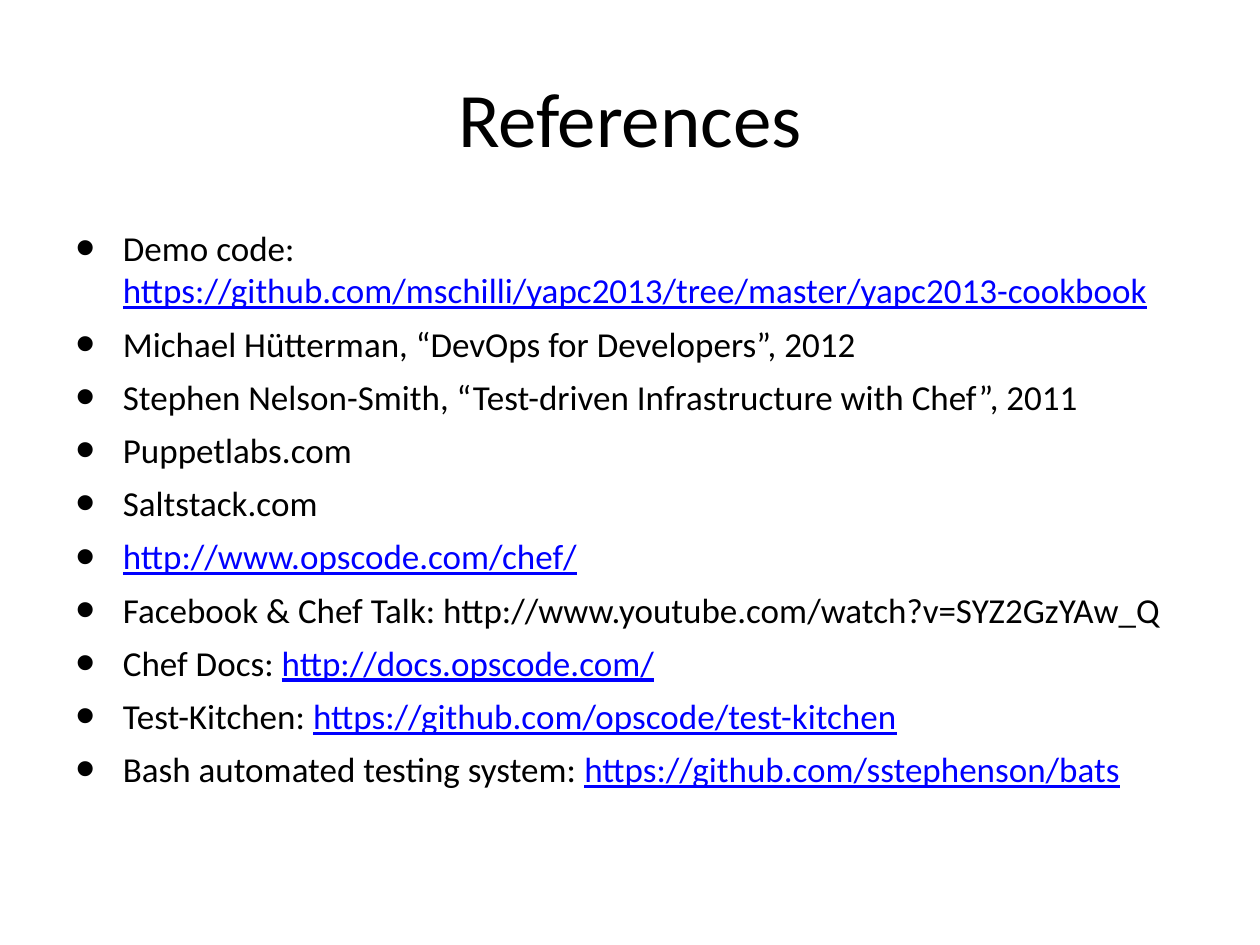
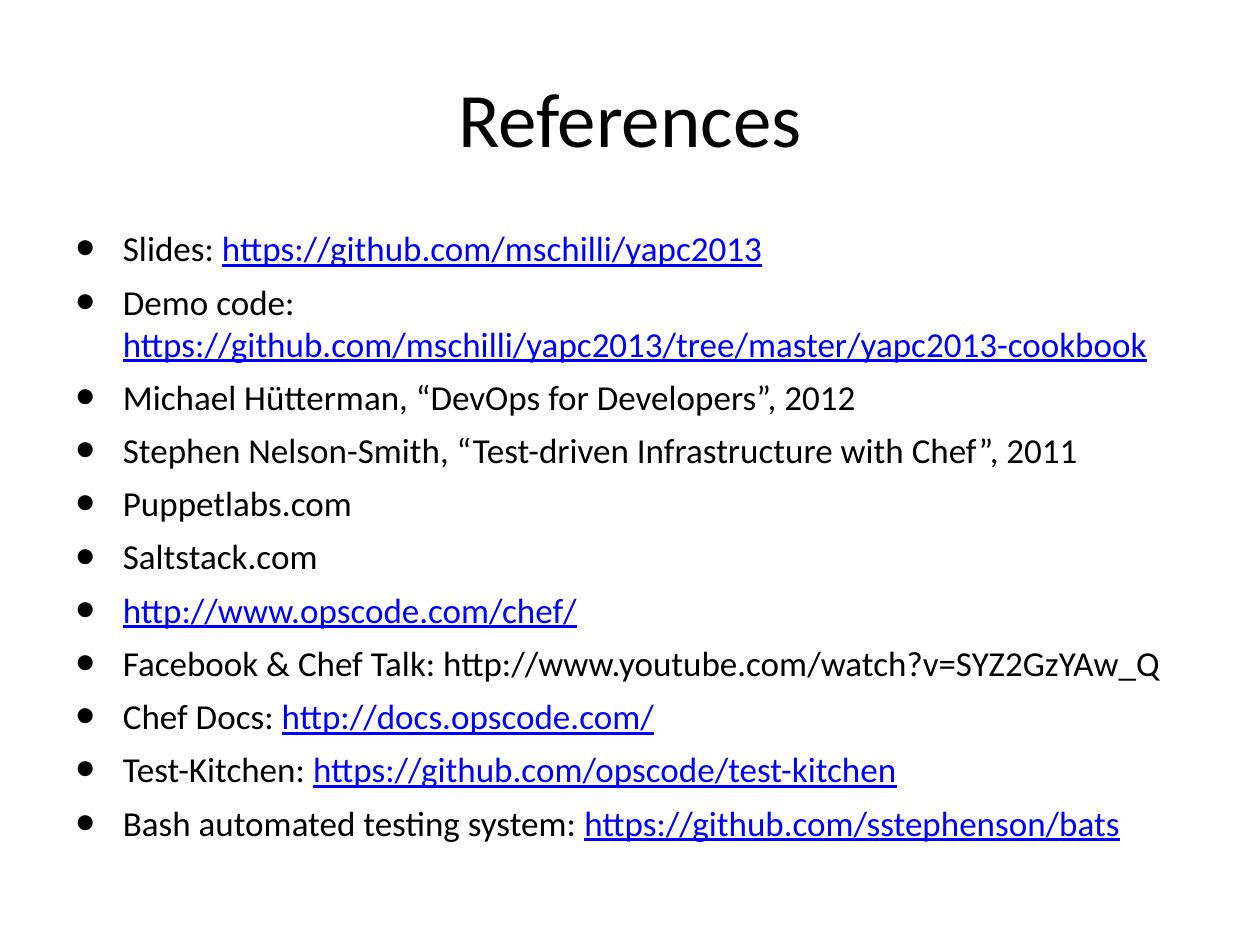
Before and after one commit to mschilli/yapc2013, a slide deck: slide 41 of slides-ci-with-vagrant.pptx. Drawn at 1260x945 pixels with LibreOffice and Linux fonts; fonts in the diff are those of the drawing. Boxes give left, top, right and bottom in pixels: in the first picture for what was removed or moved away, otherwise in the second. Text is boxed around its words. In the diff, an @@ line names an element or a change of style, - is before the commit and + after.

Commit message:
updated with current slides

```diff
--- a/slides-ci-with-vagrant.pptx
+++ b/slides-ci-with-vagrant.pptx
@@ text at (123, 236, 762, 267): paragraph added @@
+• Slides: https://github.com/mschilli/yapc2013
```
